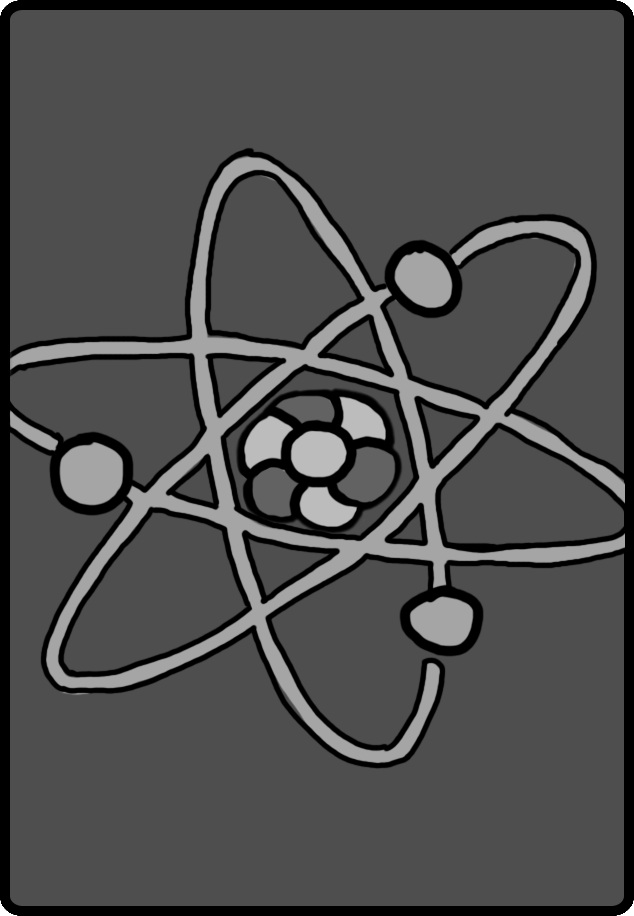
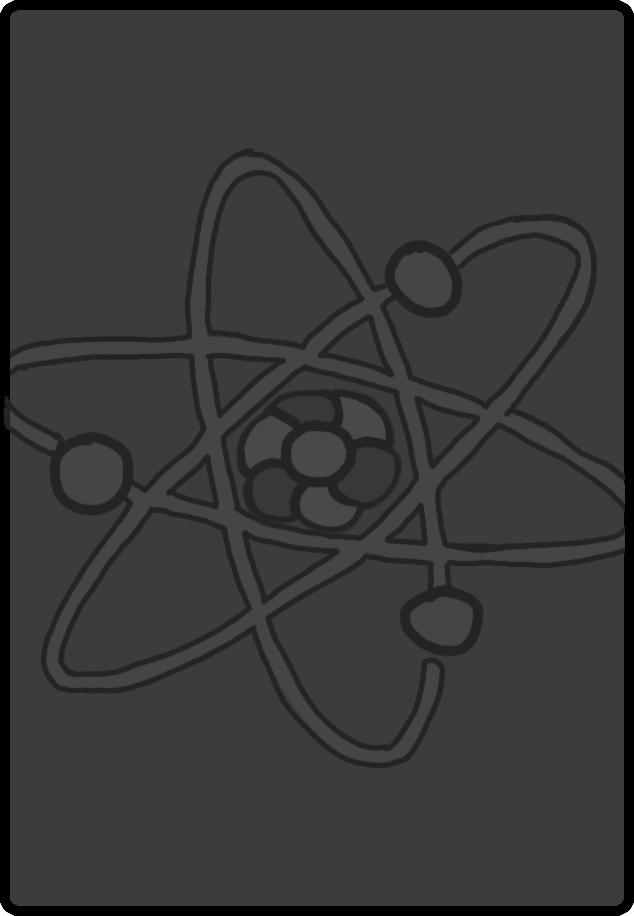
The second 634px x 916px image is a revision of the first. Changes to its layers:
painted on "Layer 1" over left=2, top=147, right=625, bottom=770
painted on "Rounded Rectangle 1", unmasked it over left=10, top=10, right=624, bottom=906
